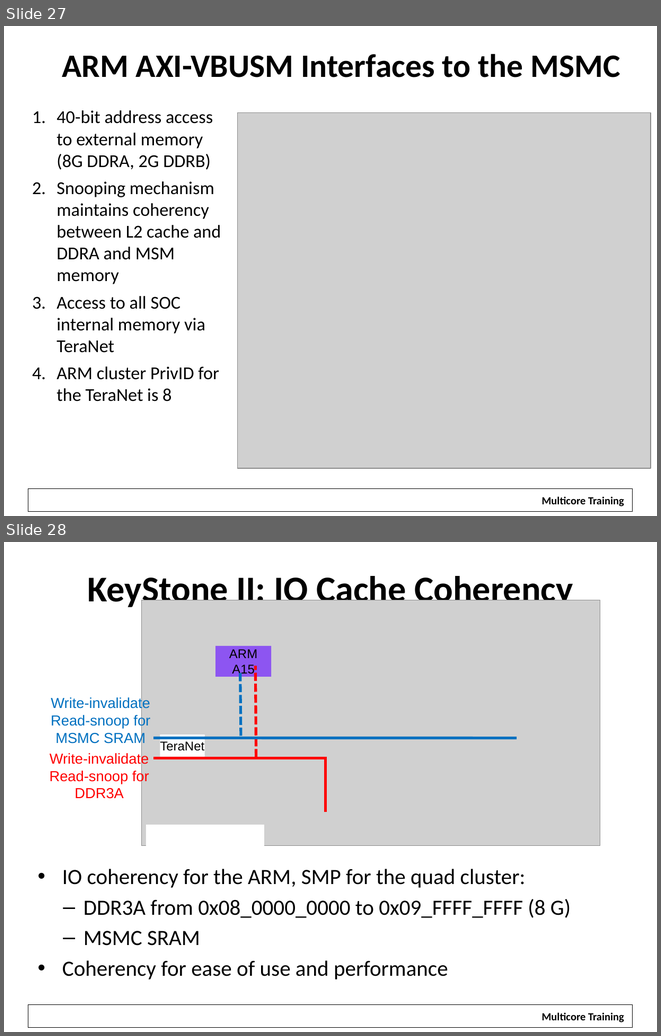
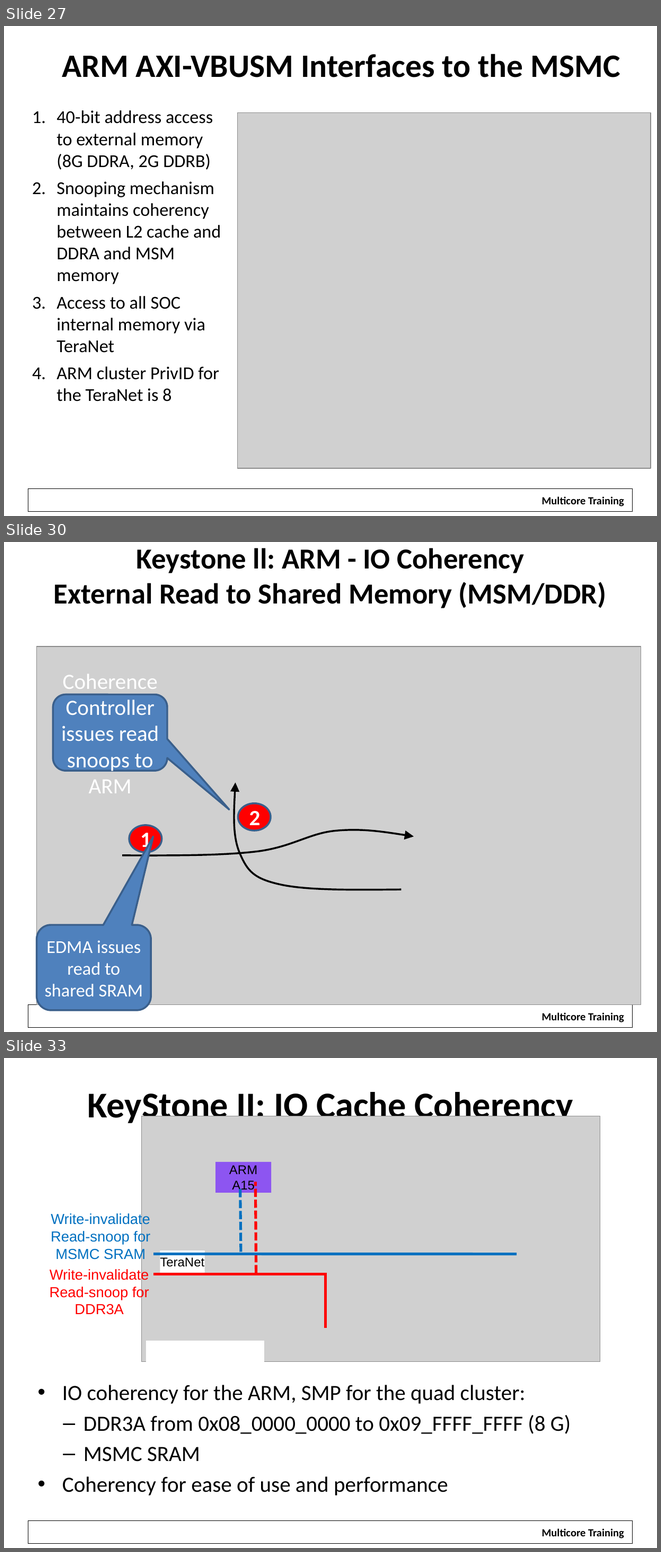
Before and after one commit to hari1989/keystone-workshop, a slide deck: preliminary/Working/presentations/KeyStoneII ARM Overview.pptx. Shown one above the other, each under a label of ours: slides 27 and 28 before the commit, slides 27, 30 and 33 after it; the slides between them are not shown. The pictures are 661x1036 and 661x1552 pixels, drawn with LibreOffice and Linux fonts; fonts in the diff are those of the drawing; grey boxes stand for pictures; background and template pictures are left out. Boxes give left, top, right and bottom in pixels: in the first picture for what was removed or moved away, otherwise in the second. Text is boxed around its words. In the diff, an @@ line names an element or a change of style, - is before the commit and + after.

```diff
--- a/preliminary/Working/presentations/KeyStoneII ARM Overview.pptx
+++ b/preliminary/Working/presentations/KeyStoneII ARM Overview.pptx
@@ slide 30 added at (x1=4, y1=542, x2=657, y2=1032), background #FFFFFF; not listed: 2 template elements that a slide beside it also shows @@
@@ title added at (x1=54, y1=548, x2=607, y2=608), 32 pt, text #000000, bold @@
+Keystone ll: ARM - IO Coherency
+External Read to Shared Memory (MSM/DDR)
@@ picture added at (x1=37, y1=646, x2=641, y2=1004) @@
@@ rounded speech box added at (x1=53, y1=694, x2=167, y2=770), fill #4F81BD, outline #3A5F8C 2 pt, 24 pt, text #FFFFFF @@
+Coherence Controller issues read snoops to ARM
@@ freeform shape added at (x1=232, y1=782, x2=401, y2=890), outline #000000 2 pt @@
@@ ellipse added at (x1=238, y1=803, x2=271, y2=831), fill #FF0000, outline #3A5F8C 2 pt, 24 pt, text #FFFFFF, bold @@
+2
@@ ellipse added at (x1=130, y1=824, x2=162, y2=852), fill #FF0000, outline #3A5F8C 2 pt, 24 pt, text #FFFFFF, bold @@
+1
@@ freeform shape added at (x1=122, y1=828, x2=413, y2=855), outline #000000 2 pt @@
@@ rounded speech box added at (x1=37, y1=925, x2=151, y2=1010), fill #4F81BD, outline #3A5F8C 2 pt, 20 pt, text #FFFFFF @@
+EDMA issues read to shared SRAM
@@ what was slide 28 is now slide 33 @@
```
Also in this commit, not shown: 4 other slides added.
